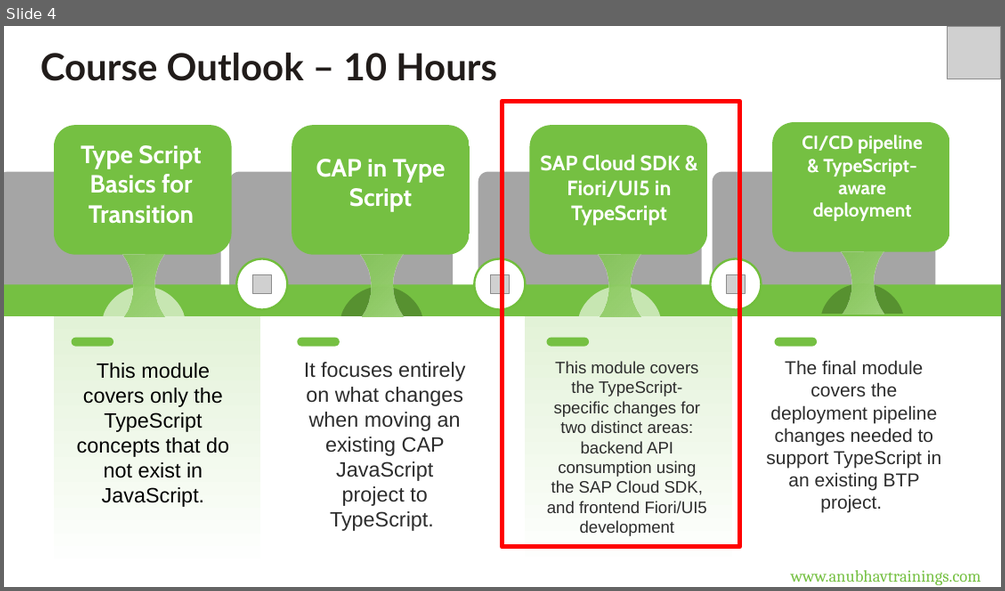
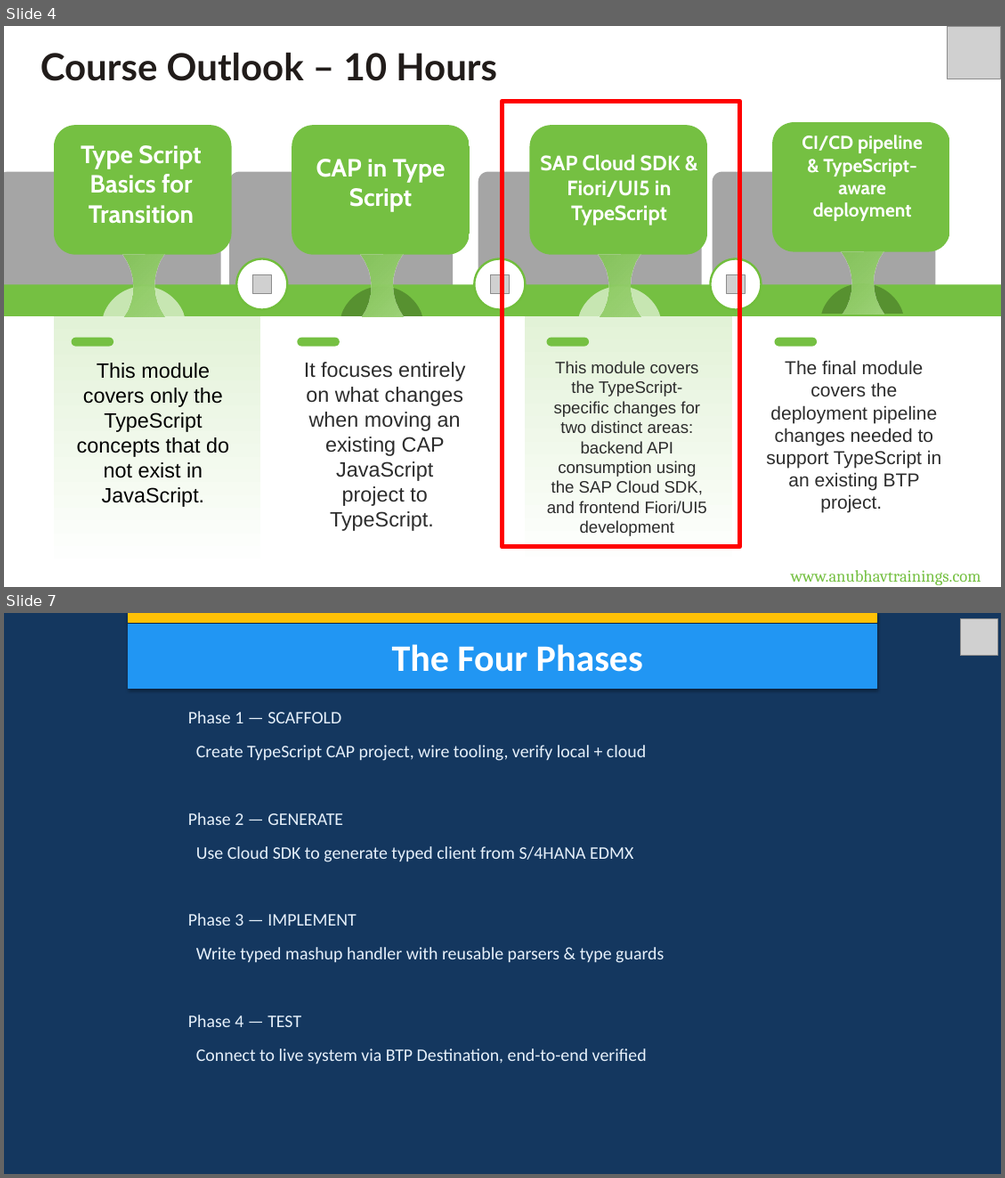
Before and after one commit to soyuztechnologies/typescript_training_capm, a slide deck: Day 3/DAY-3.pptx. Shown one above the other, each under a label of ours: slide 4 before the commit, slides 4 and 7 after it; the slides between them are not shown. The pictures are 1005x591 and 1005x1178 pixels, drawn with LibreOffice and Linux fonts; fonts in the diff are those of the drawing; grey boxes stand for pictures. Boxes give left, top, right and bottom in pixels: in the first picture for what was removed or moved away, otherwise in the second. Text is boxed around its words. In the diff, an @@ line names an element or a change of style, - is before the commit and + after.

```diff
--- a/Day 3/DAY-3.pptx
+++ b/Day 3/DAY-3.pptx
@@ slide 7 added at box(4, 613, 1001, 1174), background #14375F @@
@@ rectangle added at box(128, 613, 876, 622), fill #FFC107, outline #FFC107 0.75 pt @@
@@ rectangle added at box(128, 625, 876, 688), fill #2196F3, outline #2196F3 0.75 pt, 36 pt, text #FFFFFF, bold @@
+The Four Phases
@@ picture added at box(960, 619, 997, 656) @@
@@ text added at box(188, 711, 663, 1063), 17 pt, text #E6F0FA @@
+Phase 1 — SCAFFOLD
+Create TypeScript CAP project, wire tooling, verify local + cloud
+Phase 2 — GENERATE
+Use Cloud SDK to generate typed client from S/4HANA EDMX
+Phase 3 — IMPLEMENT
+Write typed mashup handler with reusable parsers & type guards
+Phase 4 — TEST
+Connect to live system via BTP Destination, end-to-end verified
```
Also in this commit, not shown: 1 slide changed, 71 other slides added, 4 slides removed, 2 other files.
